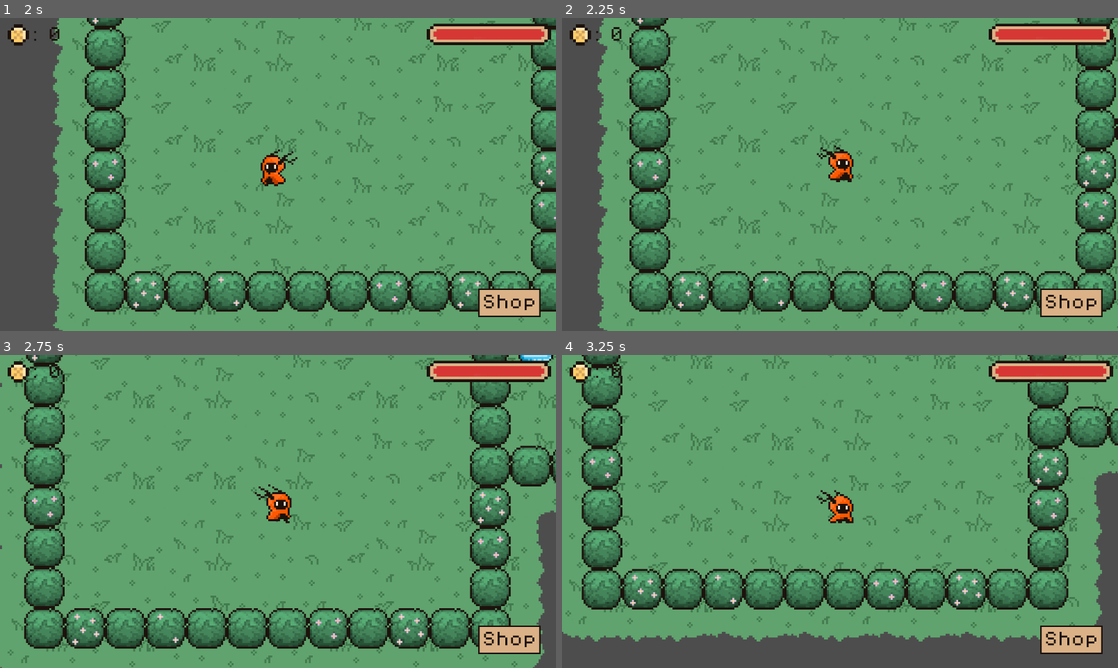
Above: before the commit, frames 1-4 (two rows, left to right).
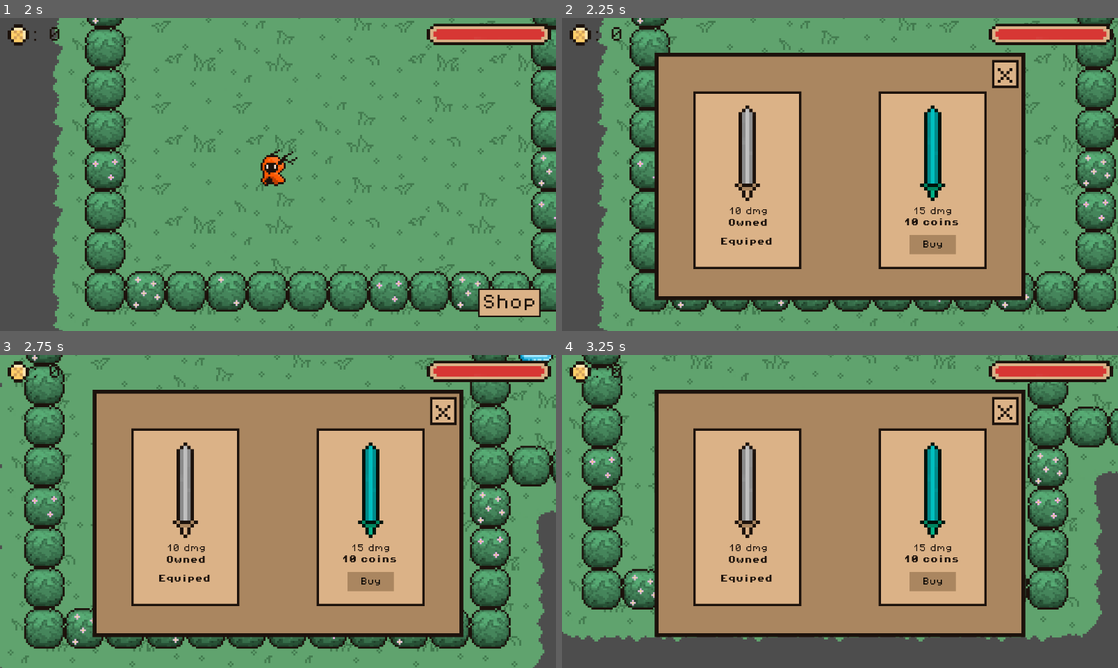
Above: after the commit, the same moments.

Repository: hakalochka/game2
Game: Godot game, scene res://scenes/game.tscn
The game is run twice, just before and just after one commit, with the same random seed, the same clock (stepped at 60 frames per second) and the same inputs.
Inputs (mouse positions are in pixels of both pictures, inside the frame that each line leads up to):
- Up to frame 1 (2 s): click "Shop" at 0.5 s; click "x" at 1.25 s
- Up to frame 2 (2.25 s): move the mouse to (962, 158) at 2.02 s; hold D (right) from 2.03 s (still down); tap X (shop) at 2.1 s
- Up to frame 3 (2.75 s): keep holding D (right); tap X (shop) at 2.27, 2.57 s
- Up to frame 4 (3.25 s): move the mouse to (728, 527) at 2.77 s; release D (right) at 2.78 s; hold S (down) from 2.78 s (still down); click (728, 527) at 2.85 s; tap X (shop) at 3.02, 3.05 s

Frame 1 is identical in both runs. In frame 2, 54% of the frame differs, in the area x 16-98%, y 11-96%; in frame 3, 54%; in frame 4, 54%.

Commit message:
open shop on "x"

Diff:
--- a/scripts/game_manager.gd
+++ b/scripts/game_manager.gd
@@ -18,11 +18,13 @@
 @onready var shop_btn: Button = $UI/shop_btn
 
 func _ready() -> void:
-	#Input.set_mouse_mode(Input.MOUSE_MODE_HIDDEN)
+	Input.set_mouse_mode(Input.MOUSE_MODE_HIDDEN)
+	await get_tree().process_frame  # Wait for nodes to load
 
-	sword_equipped = true
-	sword2_equipped = false
-	axe_equipped = false
+
+
+func _physics_process(delta: float) -> void:
+	open_shop()
 
 func add_point():
 	coin += 1
@@ -56,3 +58,13 @@
 func _on_shop_btn_pressed() -> void:
 	get_node("UI/shop").show()
 	get_node("UI/shop_btn").hide()
+
+
+func open_shop():
+	if Input.is_action_just_pressed("shop"):
+		if shop_ui and shop_btn:
+			Input.set_mouse_mode(Input.MOUSE_MODE_VISIBLE)
+			var viewport_size = get_viewport().get_visible_rect().size
+			Input.warp_mouse(viewport_size / 2)
+			shop_ui.show()
+			shop_btn.hide()
--- a/scripts/shop.gd
+++ b/scripts/shop.gd
@@ -6,6 +6,7 @@
 func _on_close_pressed() -> void:
 	hide()
 	game_manager.get_node("UI/shop_btn").show()
+	Input.set_mouse_mode(Input.MOUSE_MODE_HIDDEN)
 
 
 func _on_buy_2_pressed() -> void:
